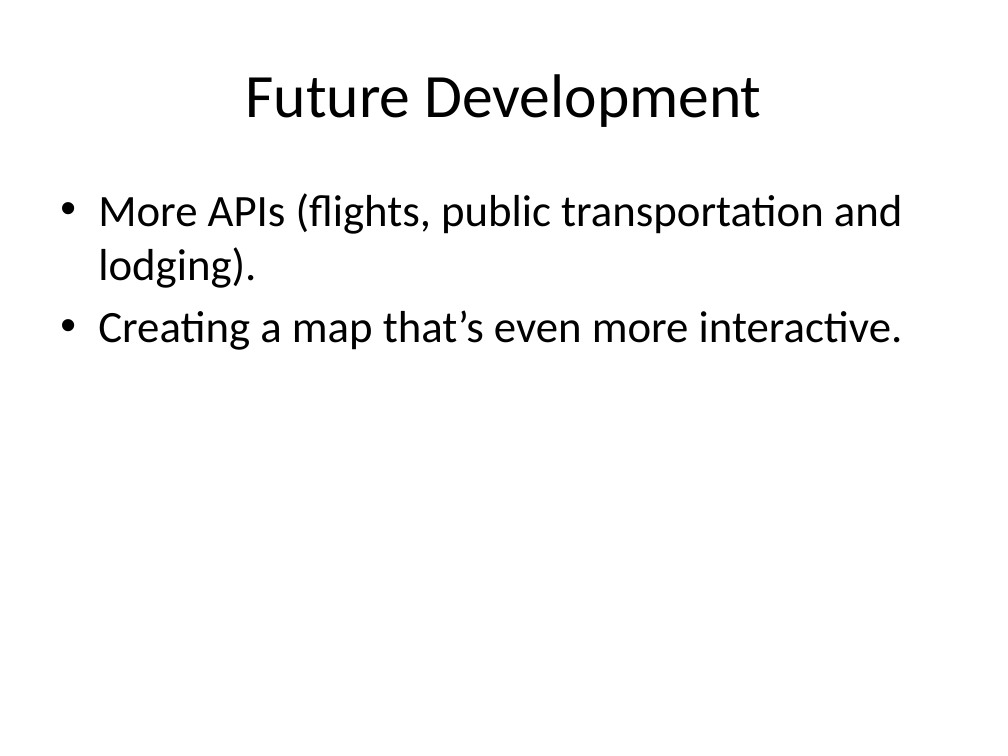
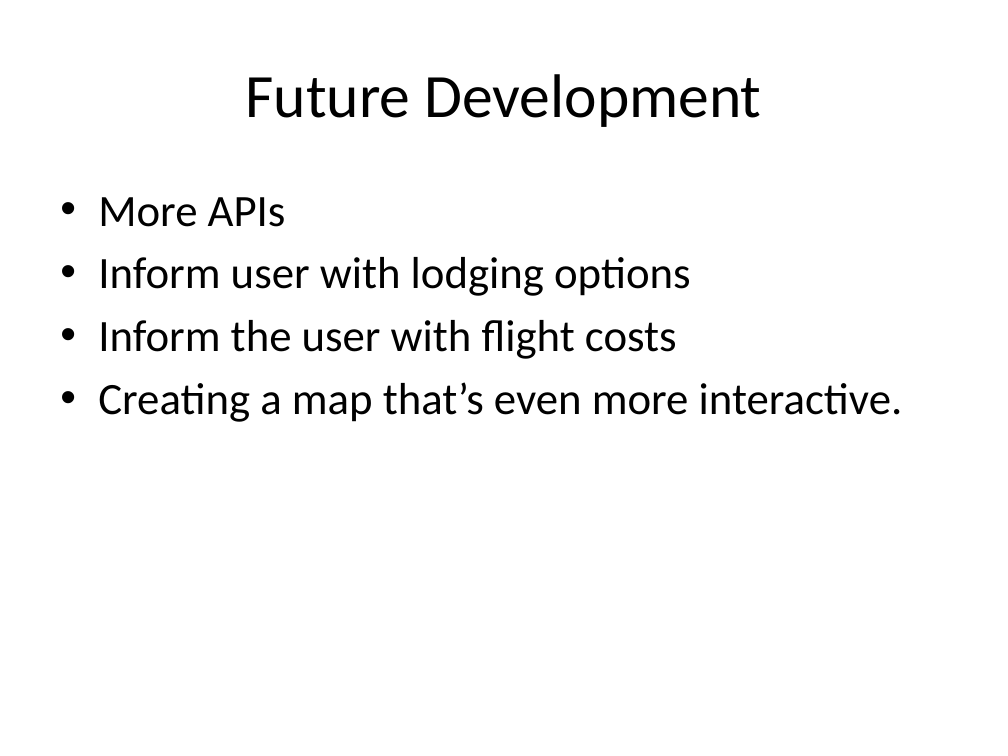
Before and after one commit to taddes/Project-1-Travel-App, a slide deck: slide 12 of Presentation1MyTravel.pptx (slide 7 before the commit). Drawn at 1008x756 pixels with LibreOffice and Linux fonts; fonts in the diff are those of the drawing; background and template pictures are left out. Boxes give left, top, right and bottom in pixels: in the first picture for what was removed or moved away, otherwise in the second. Text is boxed around its words. In the diff, an @@ line names an element or a change of style, - is before the commit and + after.

```diff
--- a/Presentation1MyTravel.pptx
+++ b/Presentation1MyTravel.pptx
@@ text at bbox=[98, 197, 691, 359]: text changed @@
-• More APIs (flights, public transportation and lodging).
+• More APIs
+• Inform user with lodging options
+• Inform the user with flight costs
```
Also in this commit, not shown: 1 other slide changed, 5 slides added, 3 other files.
